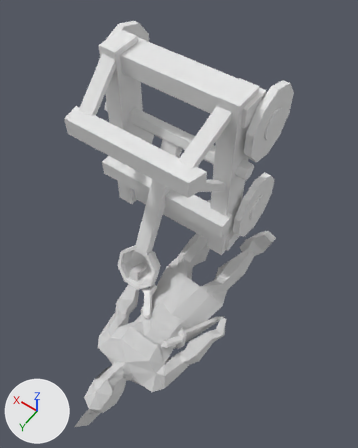
What one commit did to the Blender file techs/megapack/romans/catapult_walk.blend.
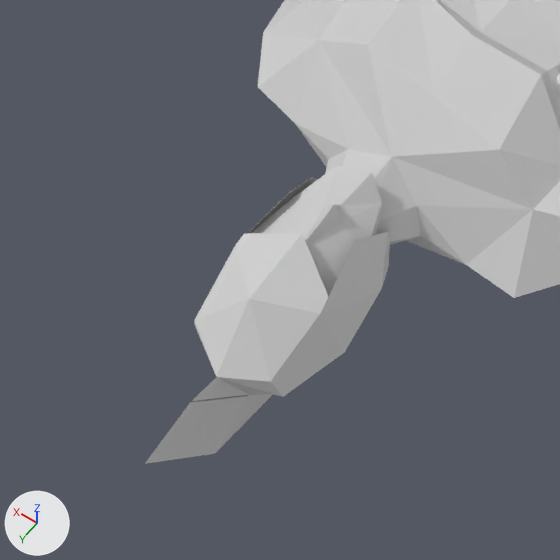
Each version is shown whole from a camera (50 mm lens) standing at (-1.83, 3.04, 3.04) and looking at (-0.34, 0.97, -0.22), then close up on the part from 12% to 45% of the width and 74% to 100% of the height. The lights are fixed; the arrows at lower left show +X, +Y and +Z.

In view in the first close-up: 'Cylinder.001_Material'.
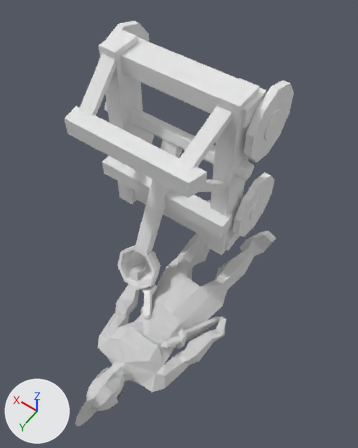
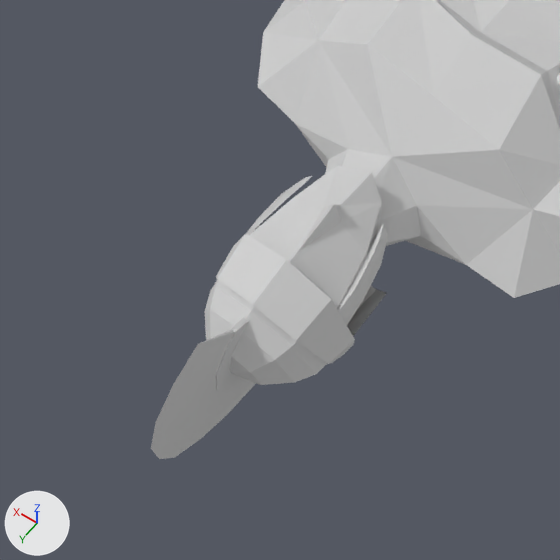
The change, as a list of edits to the scene's bpy script:
```text
Change me_cylinder_001_material:
    where me_cylinder_001_material.from_pydata(...)  # 452 vertices, 851 faces; spans x -0.56..0.56, y -0.03..2.55, z -0.29..0.3
    used by ob_cylinder_001_material; location = (-0.44, 0.023, -1.268)
    me_cylinder_001_material part 1: the loose piece of 38 vertices spanning x -0.14..0.14, y 1.98..2.43, z -0.11..0.24 is deleted
    me_cylinder_001_material part 2: the loose piece of 11 vertices spanning x -0.02..0.02, y 1.99..2.55, z -0.25..0.14 is deleted
Add me_speer_man_st_material:
    me_speer_man_st_material.from_pydata(...)  # 155 vertices, 278 faces; spans x -0.142..0.142, y -0.267..0.267, z -0.258..0.258
    me_speer_man_st_material.materials.append(mat_material_008)  # its picture is missing
Add ob_speer_man_st_material:
    ob_speer_man_st_material = bpy.data.objects.new('speer_man_st_Material', me_speer_man_st_material)
    ob_speer_man_st_material.location = (-0.433, 2.285, -1.188)
    ob_speer_man_st_material.rotation_euler = (0.0583, -0.06, -0.00782)  # degrees (3.3, -3.4, -0.4)
    ob_speer_man_st_material.scale = (1.01, 1.01, 1.01)
```

Boxes [x1, y1, x2, y2] around the edits, measured in the close-ups (560 x 560 px):
'Cylinder.001_Material', reshaped: before [145, 0, 560, 464]; after [249, 0, 560, 309]
'speer_man_st_Material', added: after [151, 176, 388, 459]
part 1 of me_cylinder_001_material, deleted: before [192, 176, 390, 401]
part 2 of me_cylinder_001_material, deleted: before [145, 394, 272, 464]
